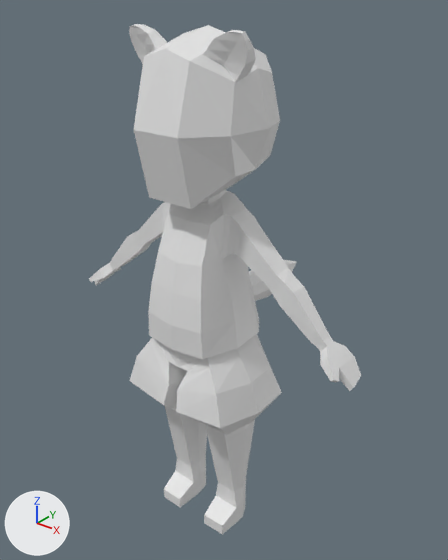
What one commit did to the Blender file born_practice_set/born_practice_set.blend.
Both versions are drawn from a 50 mm lens placed at (1.038, -1.233, 1.614), pointed at (-0.042, 0.116, 0.778). Every picture has the same lights, and +X, +Y and +Z are marked at lower left.

Names of what the first picture shows: 'body'.
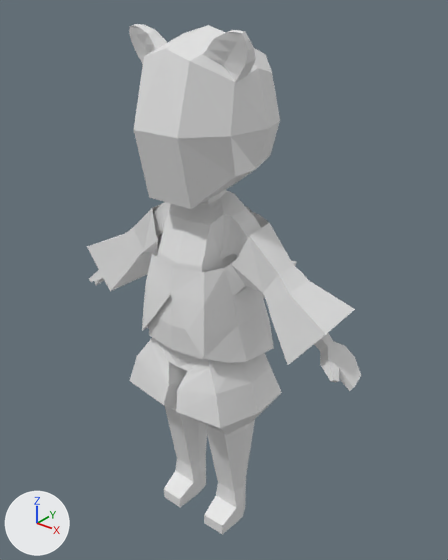
Patch to the scene script:
```diff
--- a/born_practice_set/born_practice_set.blend.py
+++ b/born_practice_set/born_practice_set.blend.py
@@ ob_clothes @@
 ob_clothes.location = (0.0, 0.0, 0.0)
-ob_clothes.hide_set(True)
```

Changed parts and their boxes (x1, y1, x2, y2) in the pictures (448 x 560 px):
'clothes', shown: after (87, 204, 355, 365)
